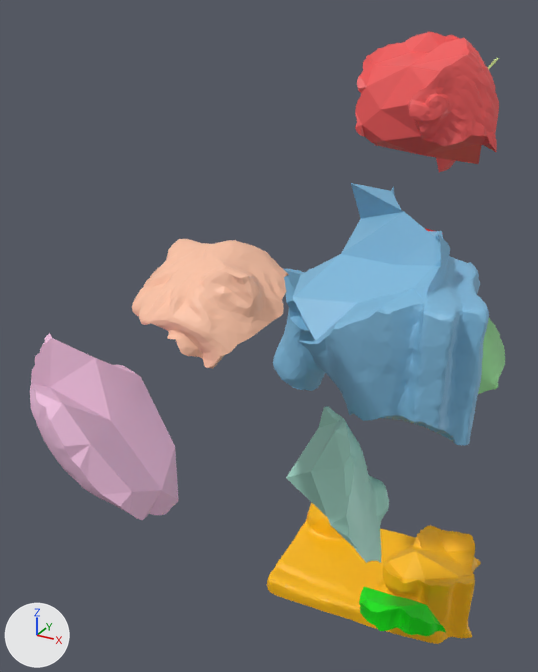
Renders of the glTF model docs/result/artifact/80105_sf/mode_16_10pcs_transformed.glb from each side of a commit.
Before and after are seen from a 50 mm camera at (1.07, -3.75, 1.31) aimed at (0.24, -2.23, 0.56). Every picture has the same lights, and +X, +Y and +Z are marked at lower left. Where no turn or scale is listed for an object, it has been applied to the vertices.

Objects in the first picture: 'piece_0.obj', 'piece_1.obj', 'piece_2.obj', 'piece_3.obj', 'piece_4.obj', 'piece_6.obj', 'piece_7.obj', 'piece_8.obj'.
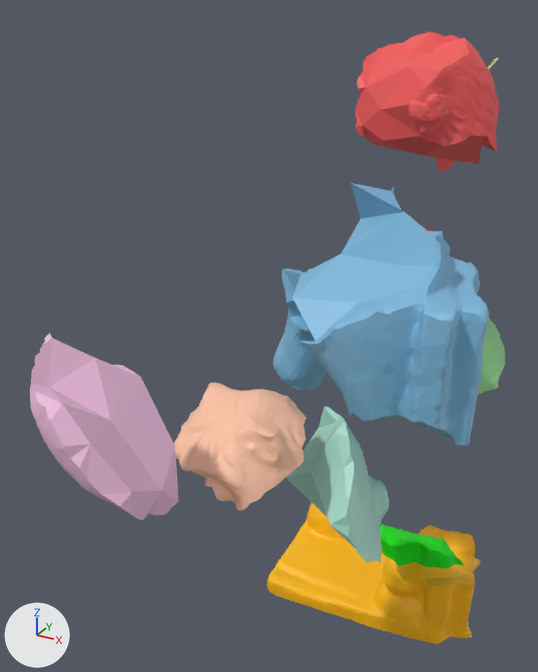
The newer file is also turned or shifted as a whole; pictures and numbers use the older file's frame.

Location of each change, [x1, y1, x2, y2] in pixels of the pictures (538 x 672 px):
'piece_7.obj', mesh moved: before [132, 239, 289, 368]; after [174, 383, 307, 511]
'piece_8.obj', mesh moved: before [359, 587, 446, 636]; after [380, 524, 464, 569]

What the commit changed:
me_piece_7_obj has 1050 vertices, 2096 faces and spans x 0.26..0.546, y -2.88..-2.604, z 0.788..0.95.
me_piece_7_obj is used by ob_piece_7_obj; location (0.0, 0.0, 0.0).
me_piece_7_obj part 1: the whole mesh is moved by (0.0, 0.088, -0.333).
me_piece_8_obj has 354 vertices, 704 faces and spans x 0.536..0.773, y -2.339..-2.181, z -0.169..-0.069.
me_piece_8_obj is used by ob_piece_8_obj; location (0.0, 0.0, 0.0).
me_piece_8_obj part 2: the whole mesh is moved by (0.0, 0.112, 0.128).
